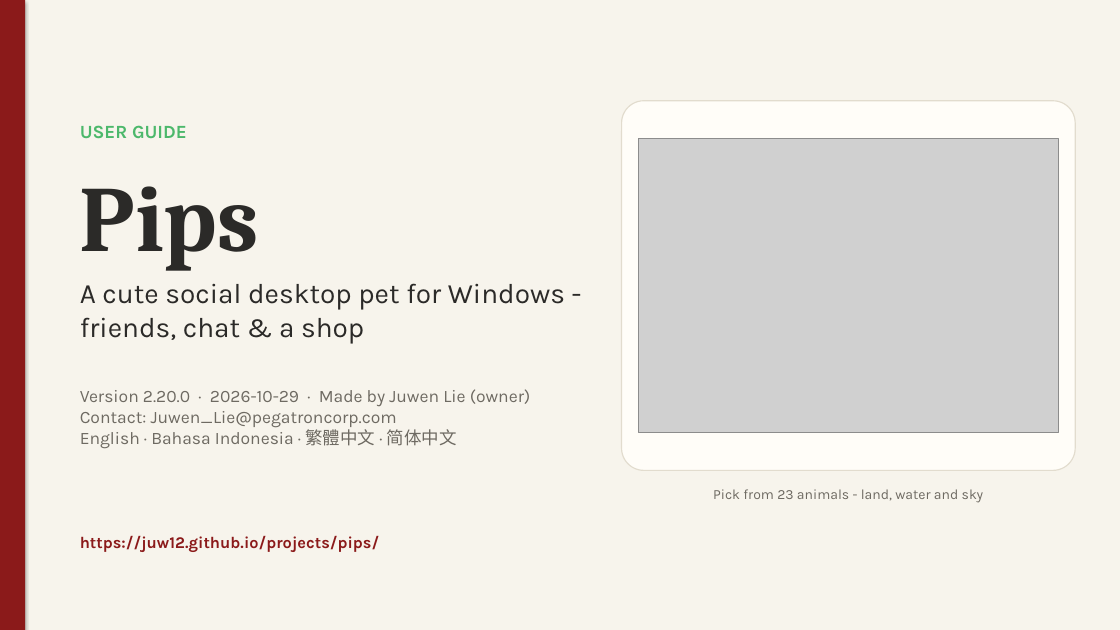
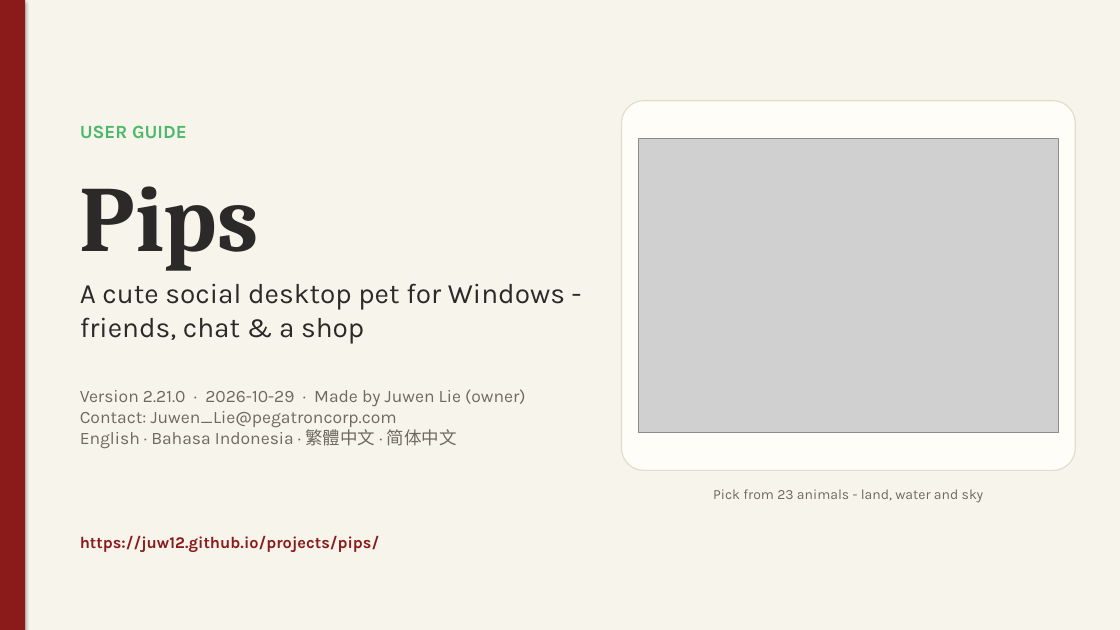
Before and after one commit to juw12/projects, a slide deck: slide 1 of apps/pips/web/download/Pips-Guide.pptx. Drawn at 1120x630 pixels with LibreOffice and Linux fonts; fonts in the diff are those of the drawing; grey boxes stand for pictures. Boxes give left, top, right and bottom in pixels: in the first picture for what was removed or moved away, otherwise in the second. Text is boxed around its words. In the diff, an @@ line names an element or a change of style, - is before the commit and + after.

```diff
--- a/apps/pips/web/download/Pips-Guide.pptx
+++ b/apps/pips/web/download/Pips-Guide.pptx
@@ text at [80,389,525,406]: text changed @@
-Version 2.20.0 · 2026-10-29 · Made by Juwen Lie (owner)
+Version 2.21.0 · 2026-10-29 · Made by Juwen Lie (owner)
```
Also in this commit, not shown: 3 other slides changed, 11 other files.
